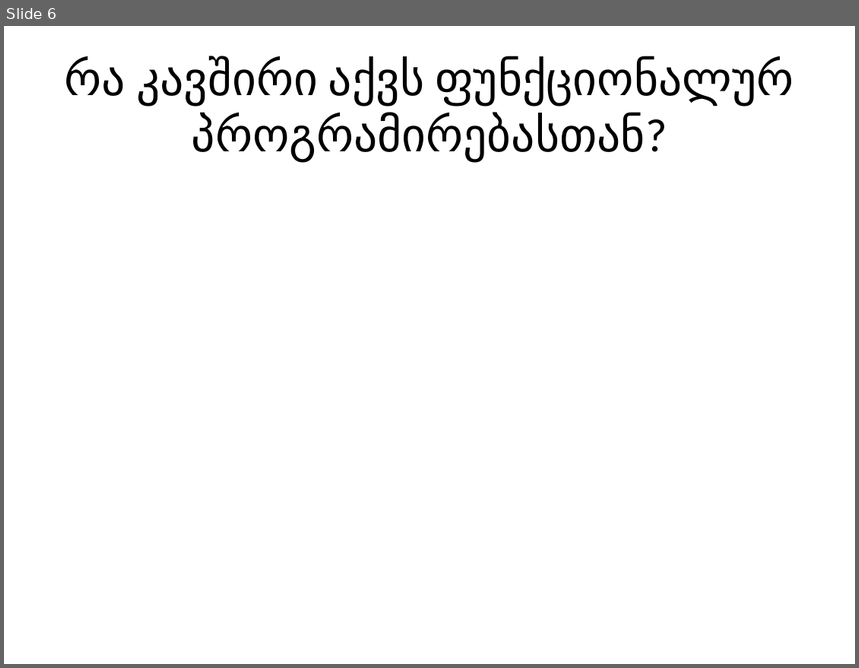
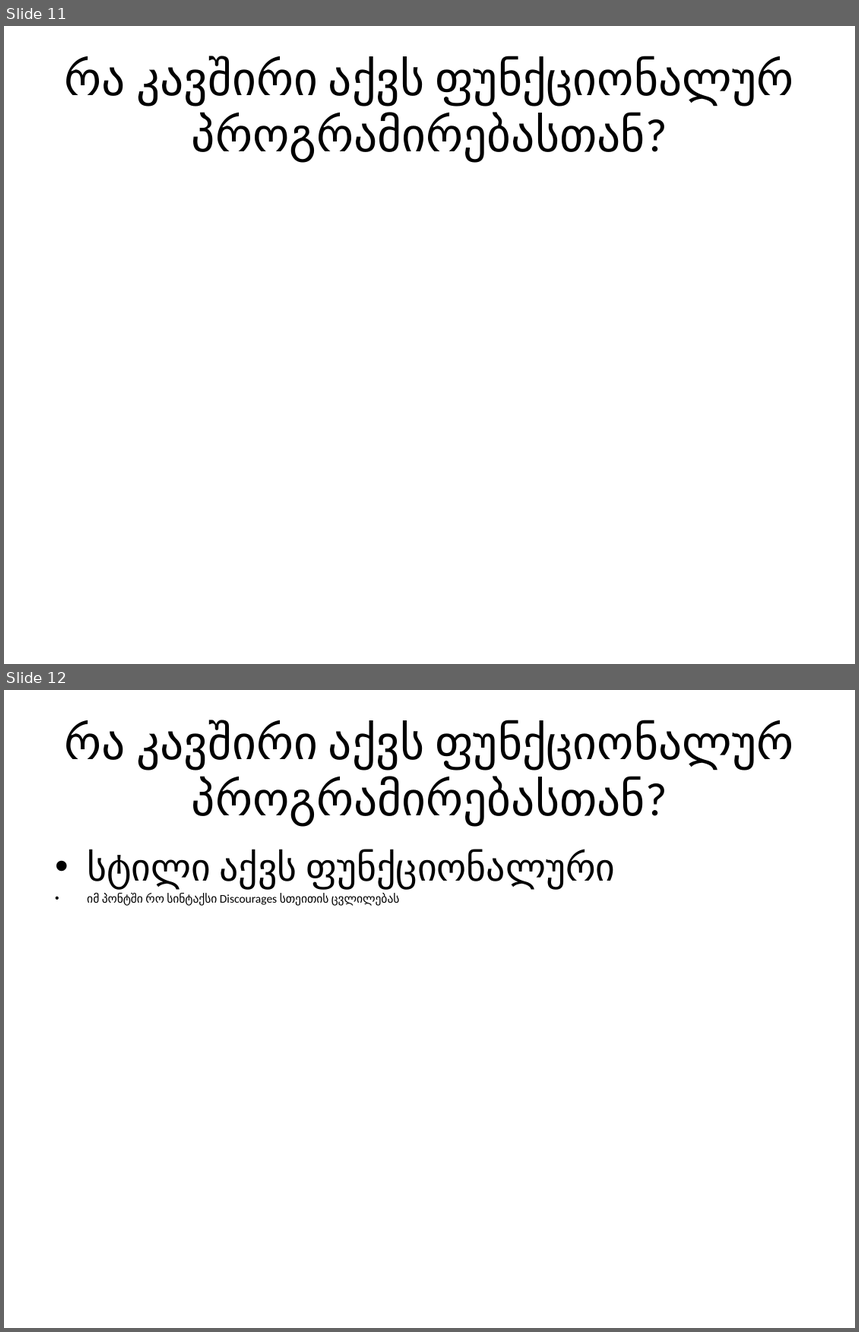
Before and after one commit to AleksandreSukh/RxSeminar, a slide deck: Rx.pptx. Shown one above the other, each under a label of ours: slide 6 before the commit, slides 11 and 12 after it. The pictures are 859x668 and 859x1332 pixels, drawn with LibreOffice and Linux fonts; fonts in the diff are those of the drawing. Boxes give left, top, right and bottom in pixels: in the first picture for what was removed or moved away, otherwise in the second. Text is boxed around its words. In the diff, an @@ line names an element or a change of style, - is before the commit and + after.

```diff
--- a/Rx.pptx
+++ b/Rx.pptx
@@ slide 12 added at (x1=4, y1=690, x2=855, y2=1328), background #FFFFFF @@
@@ title added at (x1=65, y1=721, x2=794, y2=825), 39.6 pt, text #000000 @@
+რა კავშირი აქვს ფუნქციონალურ პროგრამირებასთან?
@@ text added at (x1=87, y1=850, x2=616, y2=906), 10 pt, text #000000 @@
+• სტილი აქვს ფუნქციონალური
+• იმ პონტში რო სინტაქსი Discourages სთეითის ცვლილებას
@@ what was slide 6 is now slide 11 @@
```
Also in this commit, not shown: 1 slide changed, 9 other slides added, 2 slides removed, 1 other file.
